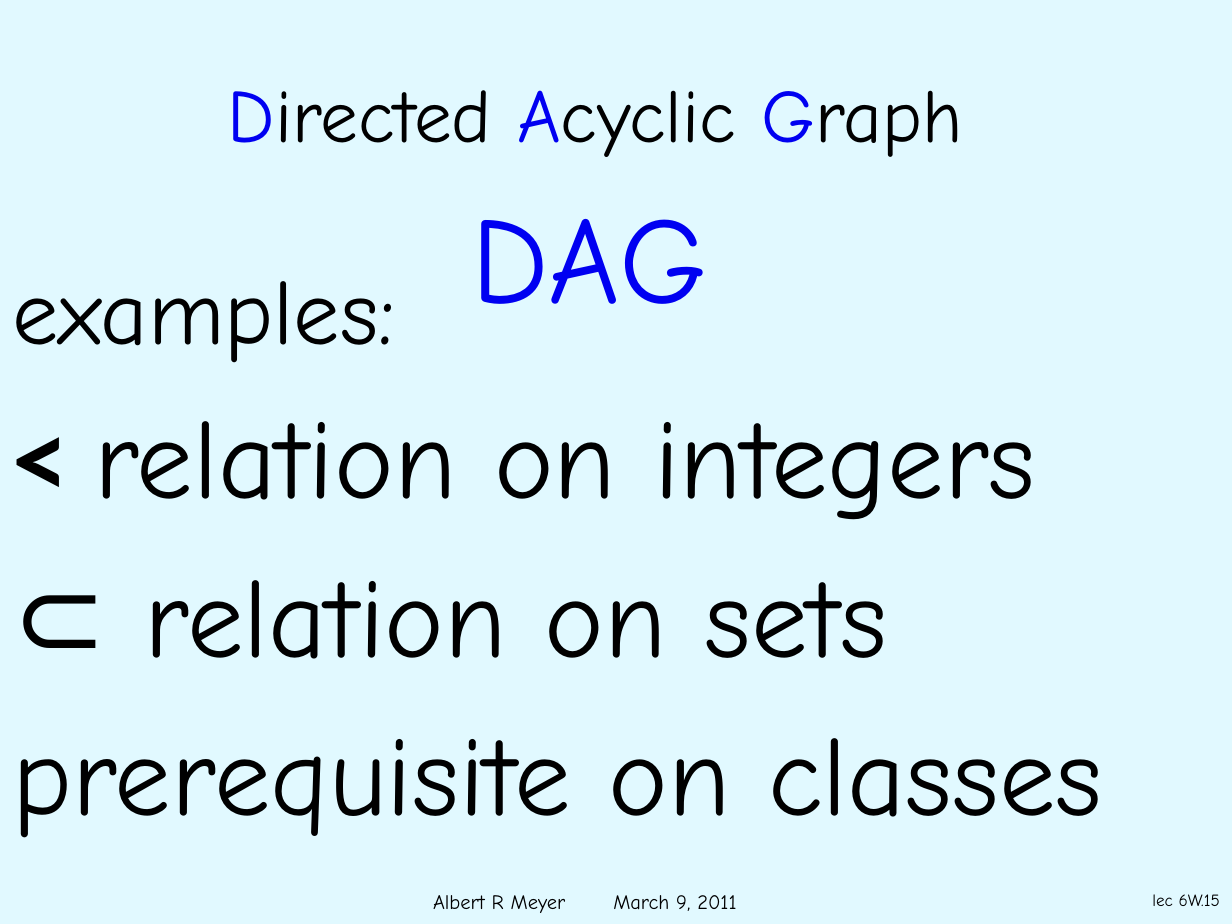
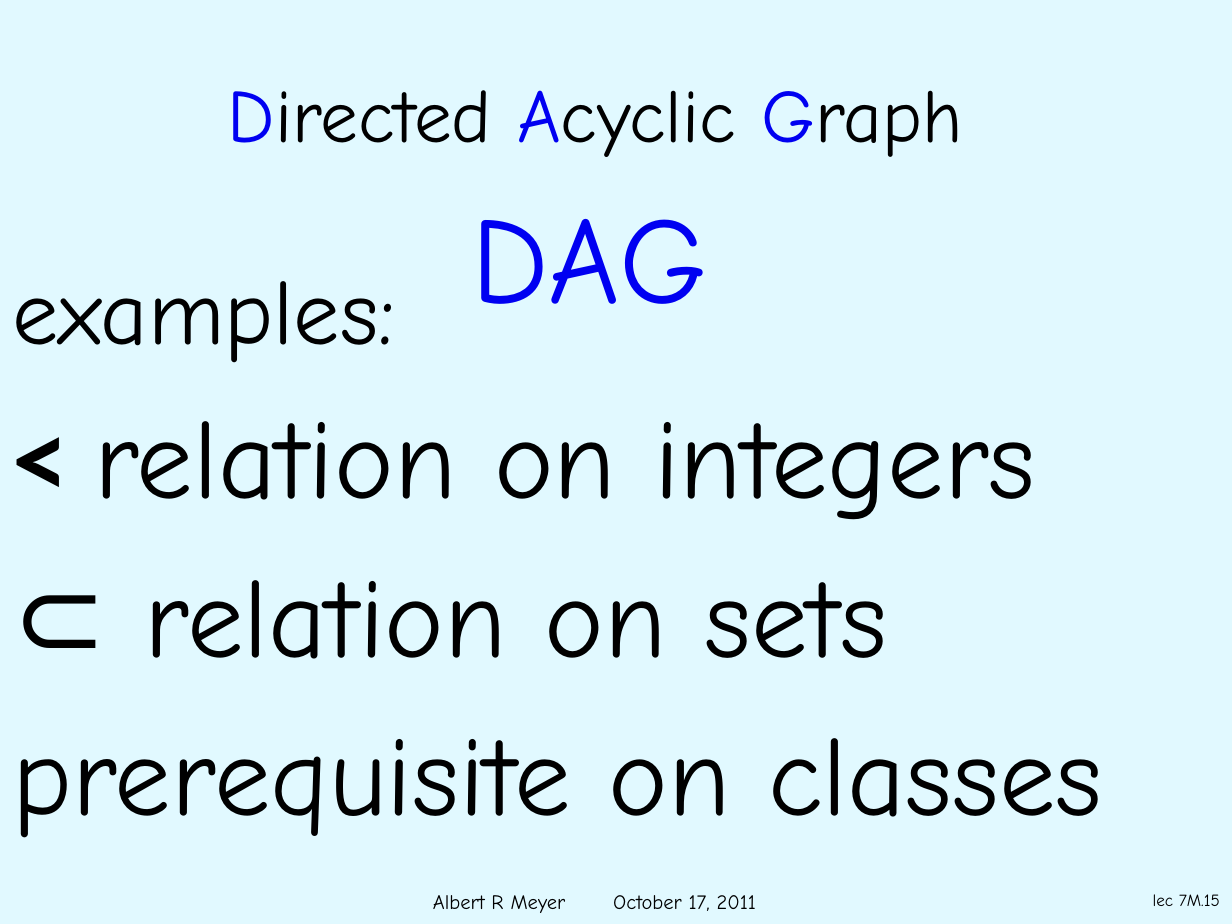
Before and after one commit to armeyer/mcs_web, a slide deck: slide 15 of fall11/slidesF11/slides7m.pptx. Drawn at 1232x924 pixels with LibreOffice and Linux fonts; fonts in the diff are those of the drawing; background and template pictures are left out. Boxes give left, top, right and bottom in pixels: in the first picture for what was removed or moved away, otherwise in the second. Text is boxed around its words. In the diff, an @@ line names an element or a change of style, - is before the commit and + after.

```diff
--- a/fall11/slidesF11/slides7m.pptx
+++ b/fall11/slidesF11/slides7m.pptx
@@ text at (433,895,756,913): text changed @@
-Albert R Meyer March 9, 2011
+Albert R Meyer October 17, 2011
@@ page number at (1153,894,1220,906): text changed @@
-lec 6W.15
+lec 7M.15
```
Also in this commit, not shown: 32 other slides changed.
